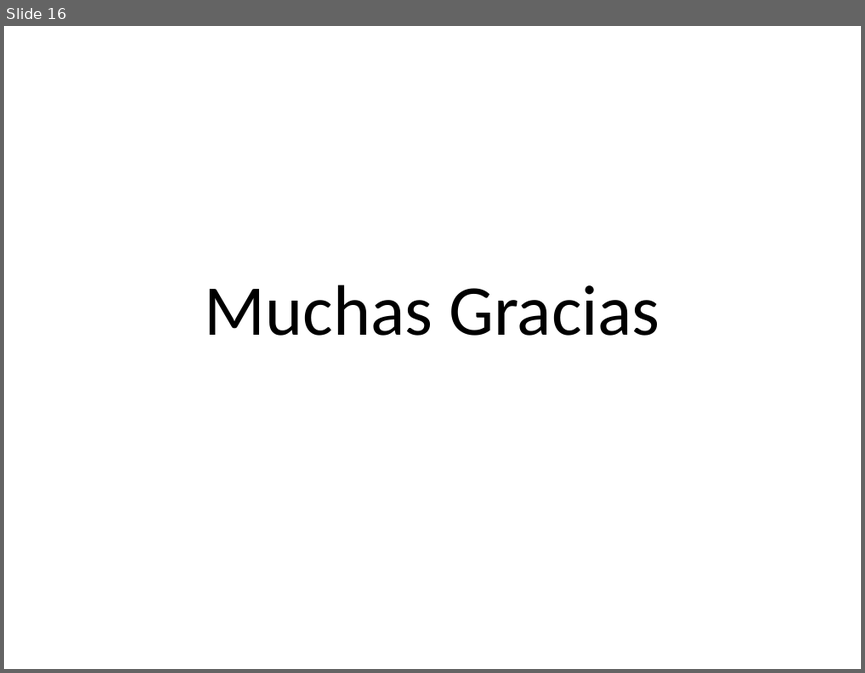
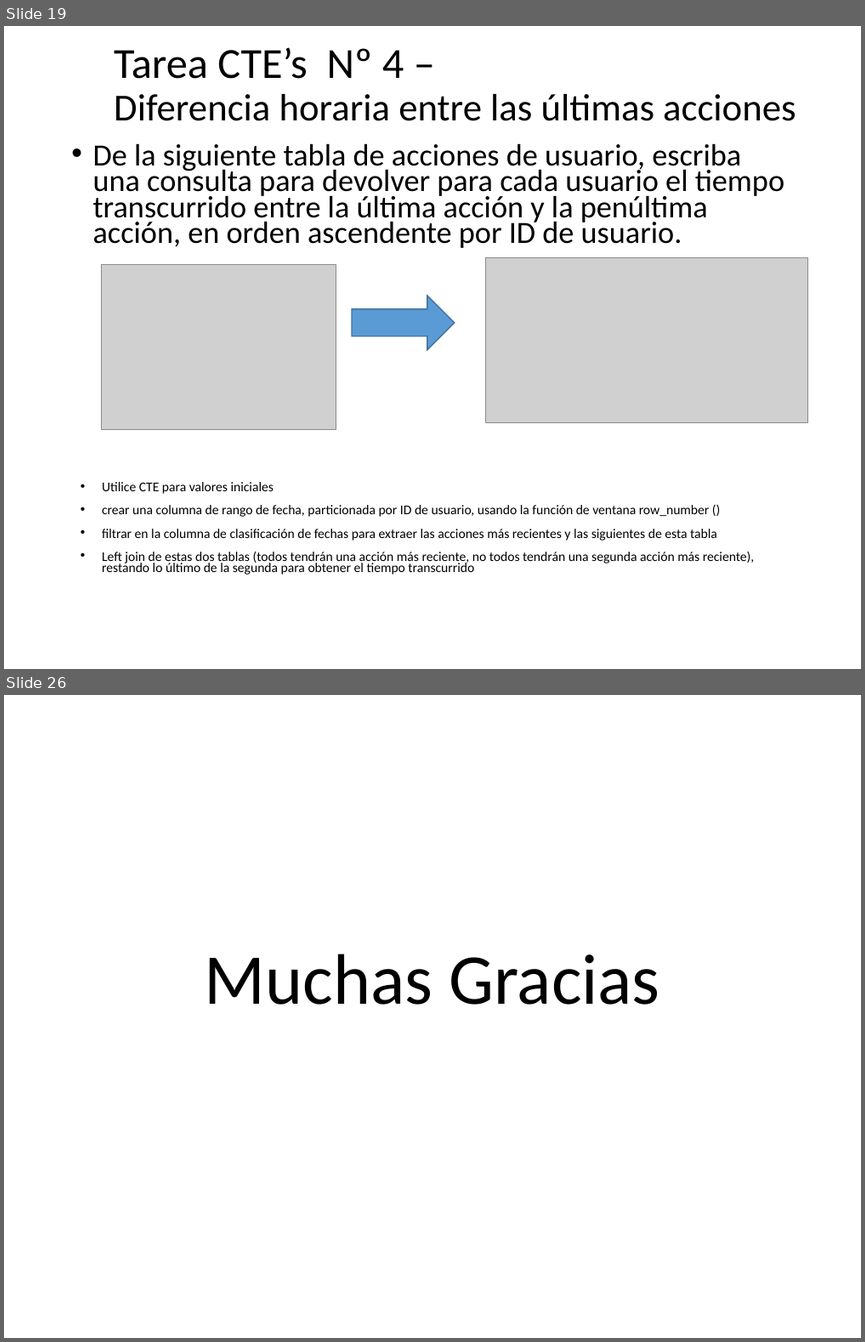
Before and after one commit to debsdaniel/expertodba2021, a slide deck: Presentaciones/Semana 7 - CTE.pptx. Shown one above the other, each under a label of ours: slide 16 before the commit, slides 19 and 26 after it; the slides between them are not shown. The pictures are 865x673 and 865x1342 pixels, drawn with LibreOffice and Linux fonts; fonts in the diff are those of the drawing; grey boxes stand for pictures; background and template pictures are left out. Boxes give left, top, right and bottom in pixels: in the first picture for what was removed or moved away, otherwise in the second. Text is boxed around its words. In the diff, an @@ line names an element or a change of style, - is before the commit and + after.

```diff
--- a/Presentaciones/Semana 7 - CTE.pptx
+++ b/Presentaciones/Semana 7 - CTE.pptx
@@ slide 19 added at [4, 26, 861, 669], background picture (left out) @@
@@ title added at [114, 47, 796, 121], 32 pt, text #000000 @@
+Tarea CTE’s Nº 4 –
+Diferencia horaria entre las últimas acciones
@@ text added at [93, 143, 784, 248], 25.9 pt, text #000000 @@
+• De la siguiente tabla de acciones de usuario, escriba una consulta para devolver para cada usuario el tiempo transcurrido entre la última acción y la penúltima acción, en orden ascendente por ID de usuario.
@@ picture added at [102, 264, 336, 430] @@
@@ picture added at [485, 257, 808, 423] @@
@@ right arrow added at [352, 295, 454, 349], fill #5B9BD5, outline #43739E 1 pt @@
@@ text added at [102, 482, 754, 574], 11.2 pt, text #000000 @@
+• Utilice CTE para valores iniciales
+• crear una columna de rango de fecha, particionada por ID de usuario, usando la función de ventana row_number ()
+• filtrar en la columna de clasificación de fechas para extraer las acciones más recientes y las siguientes de esta tabla
+• Left join de estas dos tablas (todos tendrán una acción más reciente, no todos tendrán una segunda acción más reciente), restando lo último de la segunda para obtener el tiempo transcurrido
@@ what was slide 16 is now slide 26 @@
```
Also in this commit, not shown: 9 other slides added.
